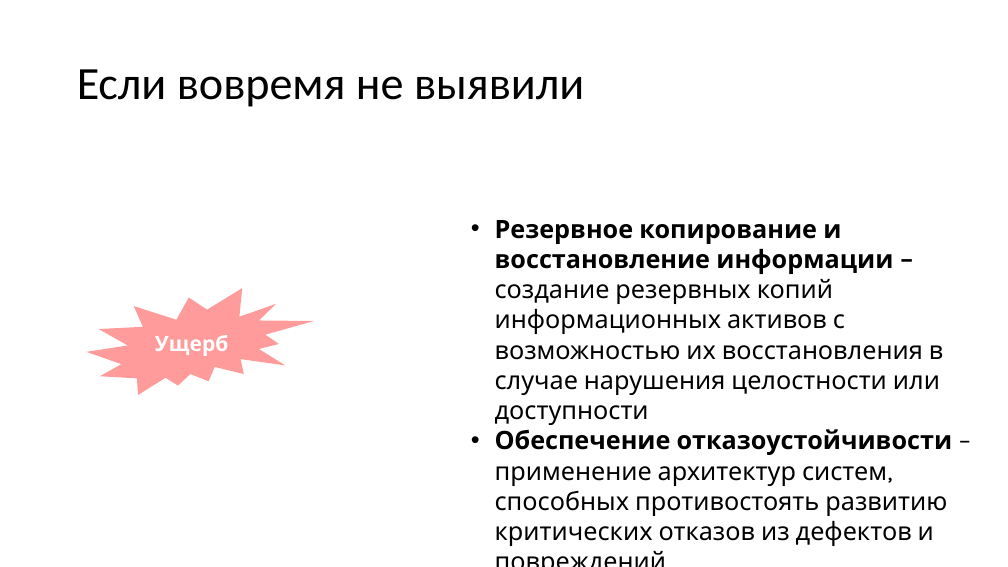
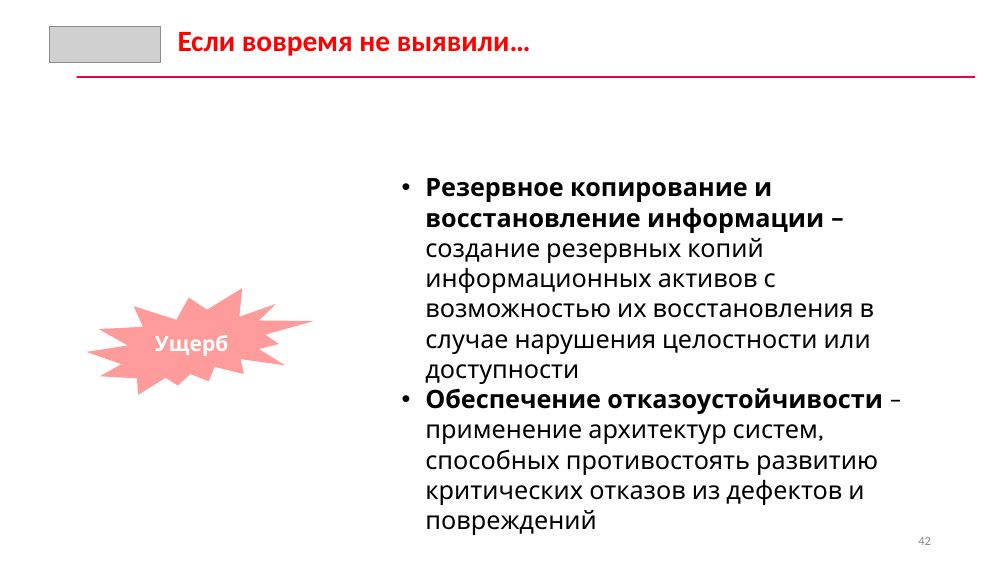
Before and after one commit to CyberLympha/AI-for-IS-Course, a slide deck: slide 42 of Лекции/Введение. Основы ИБ.pptx (slide 43 before the commit). Drawn at 1008x567 pixels with LibreOffice and Linux fonts; fonts in the diff are those of the drawing; grey boxes stand for pictures. Boxes give left, top, right and bottom in pixels: in the first picture for what was removed or moved away, otherwise in the second. Text is boxed around its words. In the diff, an @@ line names an element or a change of style, - is before the commit and + after.

Commit message:
Обновлена презентация "Основы ИБ": изменены стили и добавлены слайды про применение ИИ

```diff
--- a/Лекции/Введение. Основы ИБ.pptx
+++ b/Лекции/Введение. Основы ИБ.pptx
@@ picture added at (x1=50, y1=26, x2=161, y2=63) @@
@@ text "Если вовремя не выявили…" at (x1=178, y1=32, x2=531, y2=56): vertical alignment middle to top @@
@@ text at (x1=178, y1=32, x2=531, y2=56): text changed; size 44 to 28 pt; text colour #000000 to #FF0000; bold on @@
-Если вовремя не выявили
+Если вовремя не выявили…
@@ rectangle added at (x1=76, y1=76, x2=975, y2=78), fill #E20443 @@
@@ text "Резервное копирование и восстановление информации ..." rewrapped from (x1=495, y1=220, x2=952, y2=546) to (x1=425, y1=178, x2=882, y2=535) @@
@@ page number added at (x1=918, y1=537, x2=931, y2=545), 12 pt, text #8C8C8C @@
+42
```
Also in this commit, not shown: 43 other slides changed, 8 slides added, 1 slide removed, 1 other file.
